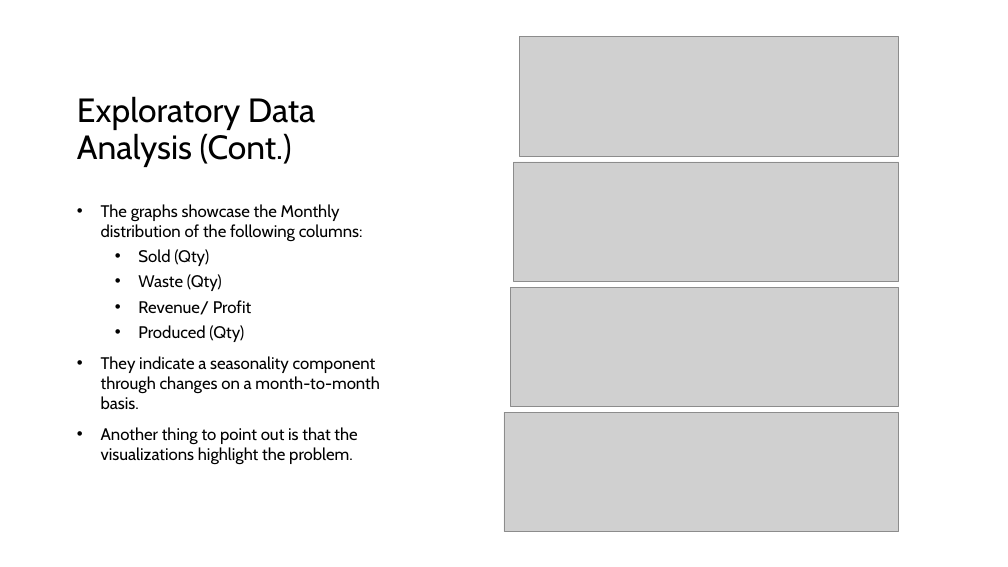
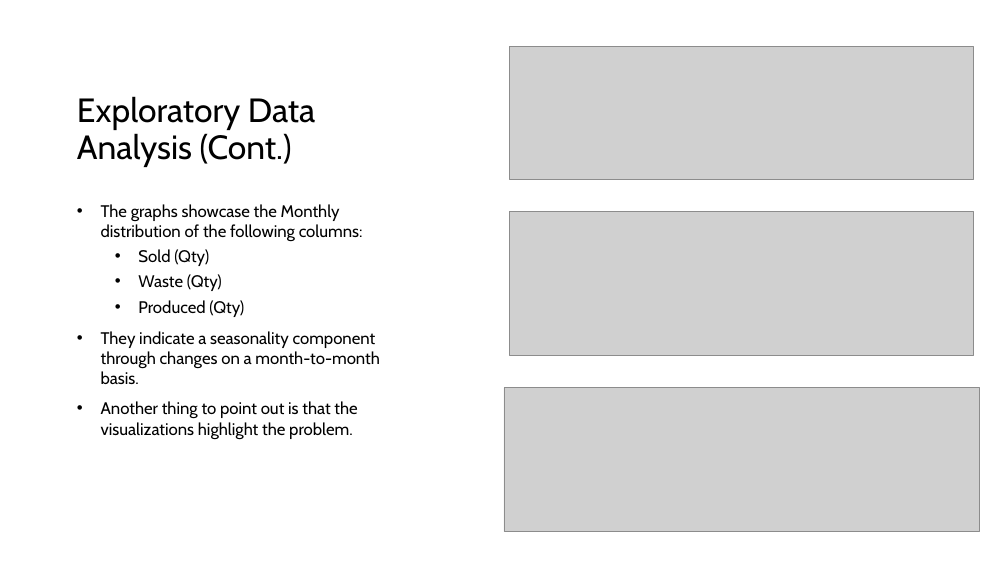
Before and after one commit to sefg22/capstone_brainstation, a slide deck: slide 6 of docs/Sprint 1.pptx. Drawn at 1008x567 pixels with LibreOffice and Linux fonts; fonts in the diff are those of the drawing; grey boxes stand for pictures. Boxes give left, top, right and bottom in pixels: in the first picture for what was removed or moved away, otherwise in the second. Text is boxed around its words. In the diff, an @@ line names an element or a change of style, - is before the commit and + after.

```diff
--- a/docs/Sprint 1.pptx
+++ b/docs/Sprint 1.pptx
@@ picture: place and size @@
-picture at [520,37,898,157]
+picture at [510,47,973,179]
@@ picture: place and size @@
-picture at [513,162,899,281]
+picture at [510,212,973,355]
@@ picture removed at [510,287,899,407] @@
@@ text at [138,300,251,315]: paragraph removed @@
-  • Revenue/ Profit
@@ picture: place and size @@
-picture at [504,412,899,532]
+picture at [504,388,980,532]
```
Also in this commit, not shown: 2 other slides changed.
